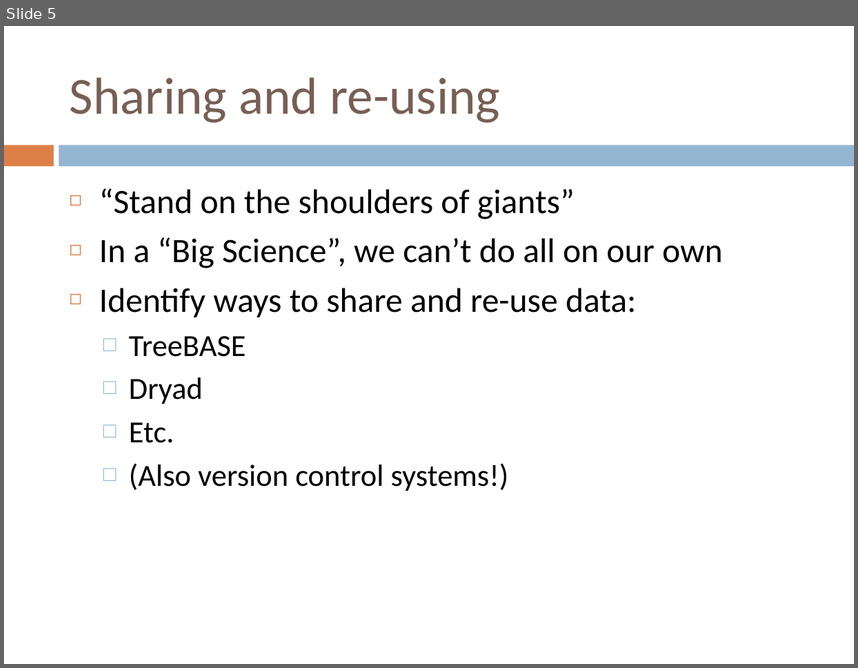
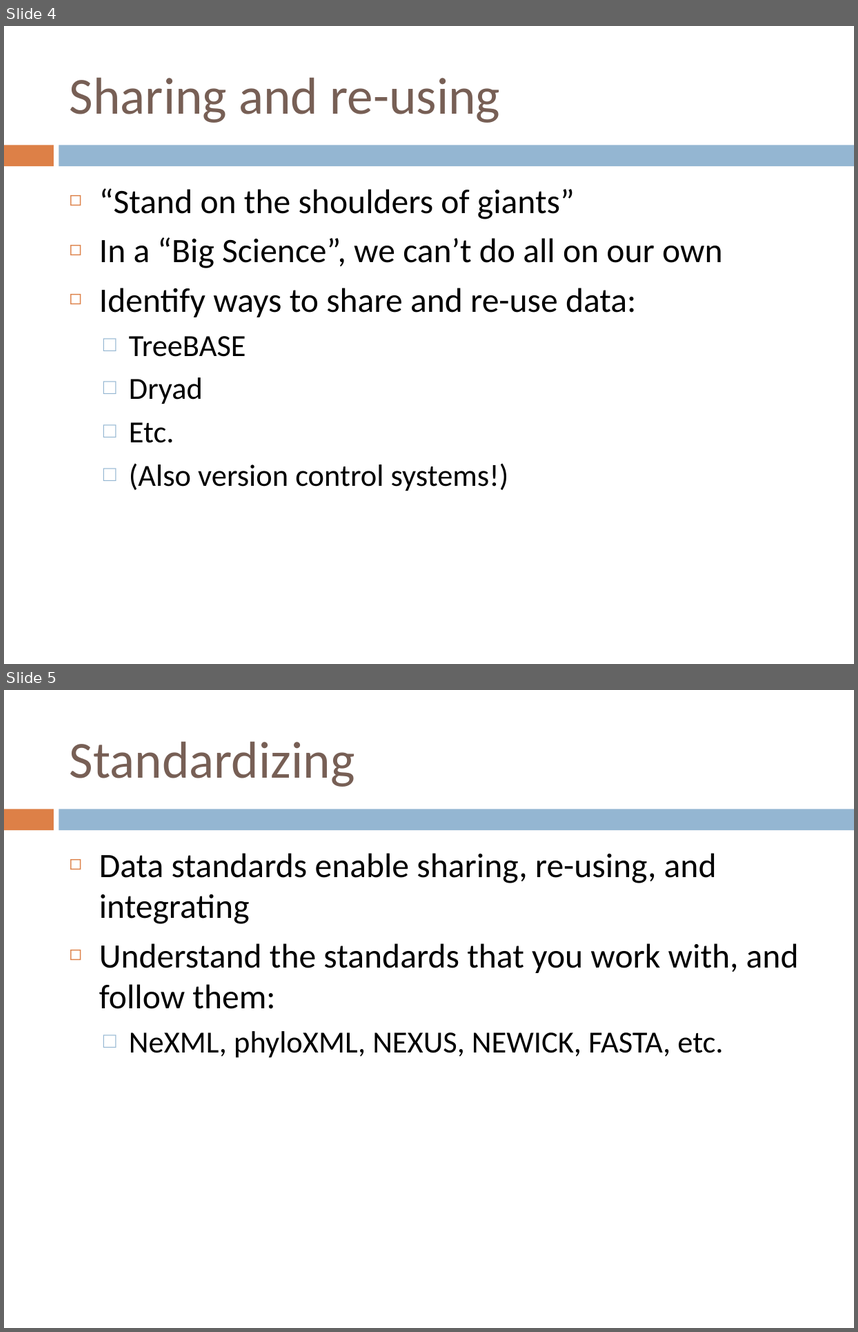
Before and after one commit to rvosa/comphy-cobra, a slide deck: ref/comphy_wrapup.pptx. Shown one above the other, each under a label of ours: slide 5 before the commit, slides 4 and 5 after it. The pictures are 858x668 and 858x1332 pixels, drawn with LibreOffice and Linux fonts; fonts in the diff are those of the drawing. Boxes give left, top, right and bottom in pixels: in the first picture for what was removed or moved away, otherwise in the second. Text is boxed around its words. In the diff, an @@ line names an element or a change of style, - is before the commit and + after.

Commit message:
added slide on standards

```diff
--- a/ref/comphy_wrapup.pptx
+++ b/ref/comphy_wrapup.pptx
@@ slide 5 added at <box>4,690,854,1328</box>, background #FFFFFF; not listed: 2 template elements that a slide beside it also shows @@
@@ title added at <box>70,741,355,787</box>, 44 pt, text #775F55 @@
+Standardizing
@@ text added at <box>99,853,799,1058</box>, 29 pt, text #000000 @@
+◻ Data standards enable sharing, re-using, and integrating
+◻ Understand the standards that you work with, and follow them:
+  □ NeXML, phyloXML, NEXUS, NEWICK, FASTA, etc.
@@ what was slide 5 is now slide 4 @@
```
